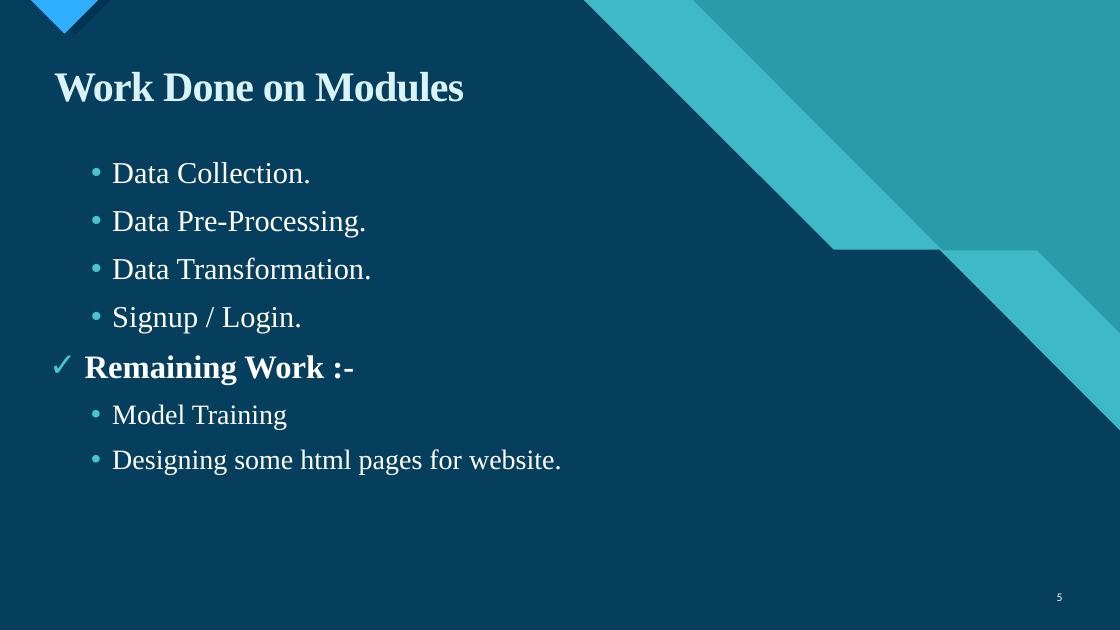
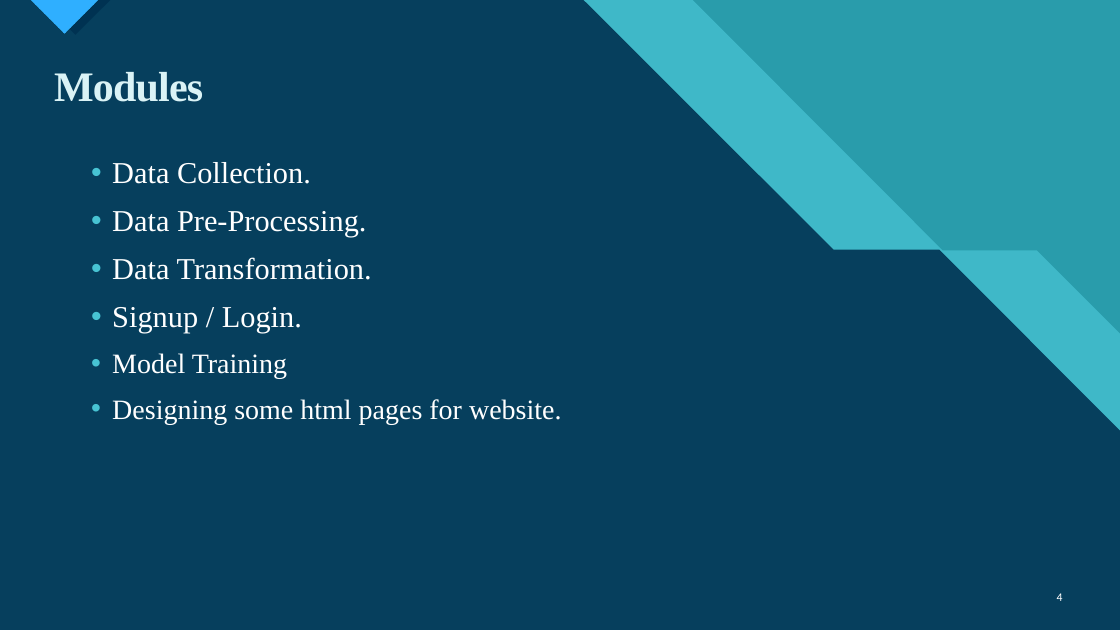
Before and after one commit to paramshah31/housePricePrediction, a slide deck: slide 4 of House Price Prediction.pptx (slide 5 before the commit). Drawn at 1120x630 pixels with LibreOffice and Linux fonts; fonts in the diff are those of the drawing. Boxes give left, top, right and bottom in pixels: in the first picture for what was removed or moved away, otherwise in the second. Text is boxed around its words. In the diff, an @@ line names an element or a change of style, - is before the commit and + after.

```diff
--- a/House Price Prediction.pptx
+++ b/House Price Prediction.pptx
@@ title at [54, 72, 203, 102]: text changed @@
-Work Done on Modules
+Modules
@@ text at [85, 355, 324, 384]: paragraph removed @@
-✓ Remaining Work :-
@@ page number at [1057, 593, 1063, 601]: text changed @@
-5
+4
```
Also in this commit, not shown: 2 other slides changed, 3 slides removed, 10 other files.
